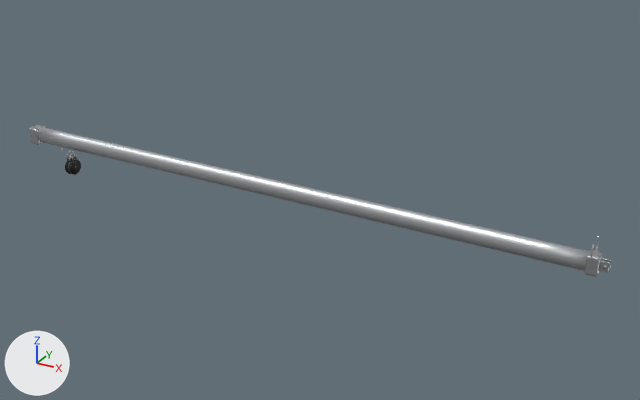
Two versions of the FBX model Inputs/j22-hero/fbx/SM_J22H_Boom.fbx, one commit apart.
Both versions are drawn from a 50 mm camera at (0.42, -2.88, 1.45) aimed at (-1.21, 0.09, -0.03). The axes (+X, +Y, +Z) are drawn at lower left. The lights are the same throughout. The first picture is the older version. Where no turn or scale is listed for an object, it has been applied to the vertices. Vertices at exactly the same position are counted once.

Names of what the first picture shows: 'SM_J22H_Boom'.
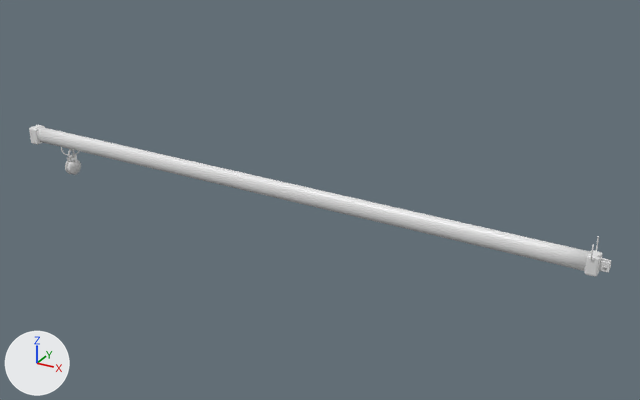
Edits to the scene script, one JSON object a line:
```json
{"op": "add", "block": "mat_j22h_packplastic", "code": ["mat_j22h_packplastic = principled_material('J22H_PackPlastic')", "mat_j22h_packplastic.base_color = (0.8, 0.8, 0.8)  # white #e7e7e7", "mat_j22h_packplastic.roughness = 0.4"]}
{"op": "add", "block": "mat_j22h_packmetal", "code": ["mat_j22h_packmetal = principled_material('J22H_PackMetal')", "mat_j22h_packmetal.base_color = (0.8, 0.8, 0.8)  # white #e7e7e7", "mat_j22h_packmetal.roughness = 0.4"]}
{"block": "me_sm_j22h_boom", "where": "me_sm_j22h_boom.from_pydata(...)  # 4022 vertices, 3867 faces; spans x -2.74..-0.02, y -0.04..0.04, z -0.14..0.09"}
{"block": "me_sm_j22h_boom", "where": "# used by ob_sm_j22h_boom; location = (0.0, 0.0, 0.0)"}
{"op": "remove", "block": "me_sm_j22h_boom", "code": "me_sm_j22h_boom.materials.append(mat_sheavegrey)  # dark grey #3a3c3f"}
{"block": "me_sm_j22h_boom", "change": "me_sm_j22h_boom part 1: all 450 faces that had it switch from mat_aluminium (light grey #c9cccf) to mat_j22h_packmetal (white #e7e7e7)"}
{"block": "me_sm_j22h_boom", "change": "me_sm_j22h_boom part 2: all 383 faces that had it switch from mat_castalu (grey #b7babd) to mat_j22h_packmetal (white #e7e7e7)"}
{"block": "me_sm_j22h_boom", "change": "me_sm_j22h_boom part 3: all 2506 faces that had it switch from mat_stainless (light grey #c8cacc) to mat_j22h_packmetal (white #e7e7e7)"}
{"block": "me_sm_j22h_boom", "change": "me_sm_j22h_boom part 4: all 256 faces that had it switch from mat_blackplastic (black #151515) to mat_j22h_packplastic (white #e7e7e7)"}
```

Boxes (x1, y1, x2, y2) around the edits, measured in the pictures (640 x 400 px):
```json
{"part": 1, "of": "me_sm_j22h_boom", "change": "recoloured", "before": [36, 126, 591, 271], "after": [36, 126, 591, 271]}
{"part": 2, "of": "me_sm_j22h_boom", "change": "recoloured", "before": [29, 125, 611, 277], "after": [29, 125, 611, 277]}
{"part": 3, "of": "me_sm_j22h_boom", "change": "recoloured", "before": [31, 133, 607, 269], "after": [31, 133, 607, 269]}
{"part": 4, "of": "me_sm_j22h_boom", "change": "recoloured", "before": [65, 157, 81, 175], "after": [65, 157, 81, 175], "on screen": "black to white"}
```
